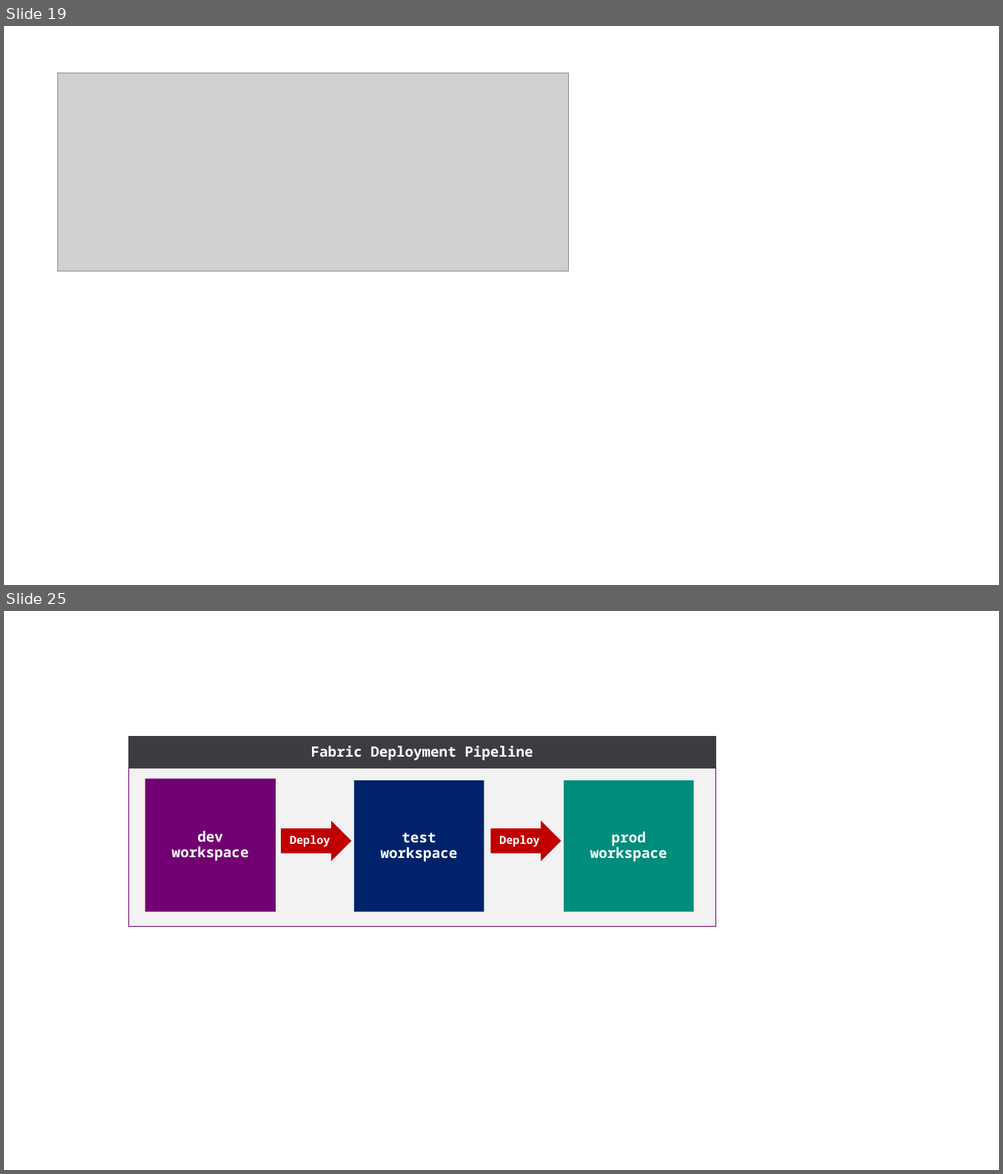
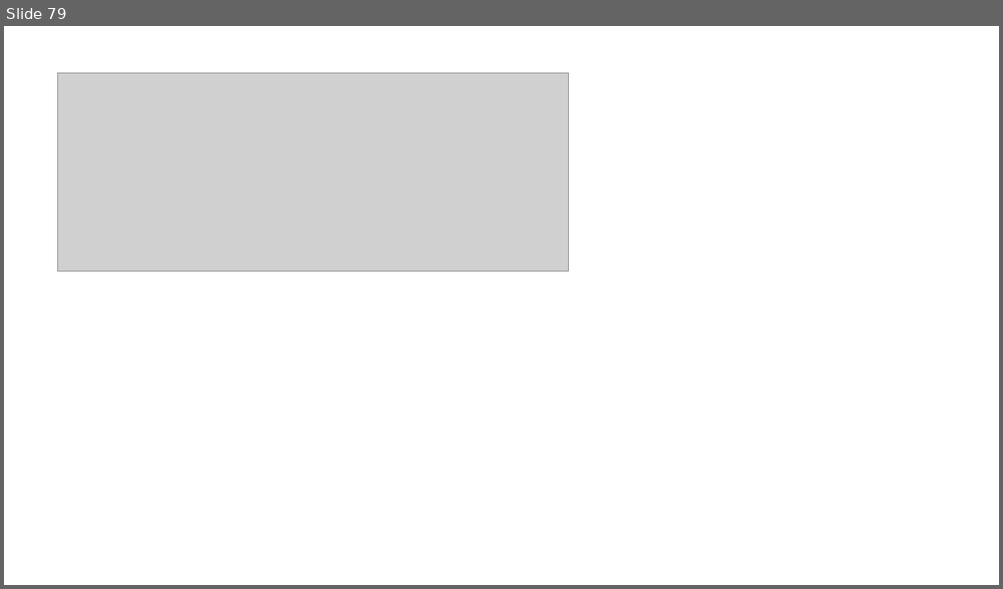
Before and after one commit to FabricDevCamp/fabric-cicd-whitepaper, a slide deck: pptx/Part 1 - Overview of Fabric CICD.pptx. Shown one above the other, each under a label of ours: slides 19 and 25 before the commit, slide 79 after it; the slides between them are not shown. The pictures are 1003x1174 and 1003x589 pixels, drawn with LibreOffice and Linux fonts; fonts in the diff are those of the drawing; grey boxes stand for pictures. Boxes give left, top, right and bottom in pixels: in the first picture for what was removed or moved away, otherwise in the second. Text is boxed around its words. In the diff, an @@ line names an element or a change of style, - is before the commit and + after.

```diff
--- a/pptx/Part 1 - Overview of Fabric CICD.pptx
+++ b/pptx/Part 1 - Overview of Fabric CICD.pptx
@@ slide 25 removed at (x1=4, y1=611, x2=999, y2=1170), background #FFFFFF @@
@@ rectangle removed at (x1=129, y1=737, x2=716, y2=768) @@
-Fabric Deployment Pipeline
@@ rectangle removed at (x1=129, y1=768, x2=716, y2=927) @@
@@ rectangle removed at (x1=145, y1=778, x2=276, y2=911) @@
-dev
-workspace
@@ rectangle removed at (x1=353, y1=780, x2=484, y2=912) @@
-test
-workspace
@@ rectangle removed at (x1=563, y1=780, x2=694, y2=912) @@
-prod
-workspace
@@ right arrow removed at (x1=282, y1=821, x2=351, y2=861) @@
-Deploy
@@ right arrow removed at (x1=490, y1=821, x2=560, y2=861) @@
-Deploy
@@ what was slide 19 is now slide 79 @@
```
Also in this commit, not shown: 10 slides changed, 31 slides added, 6 other slides removed, 5 other files.
